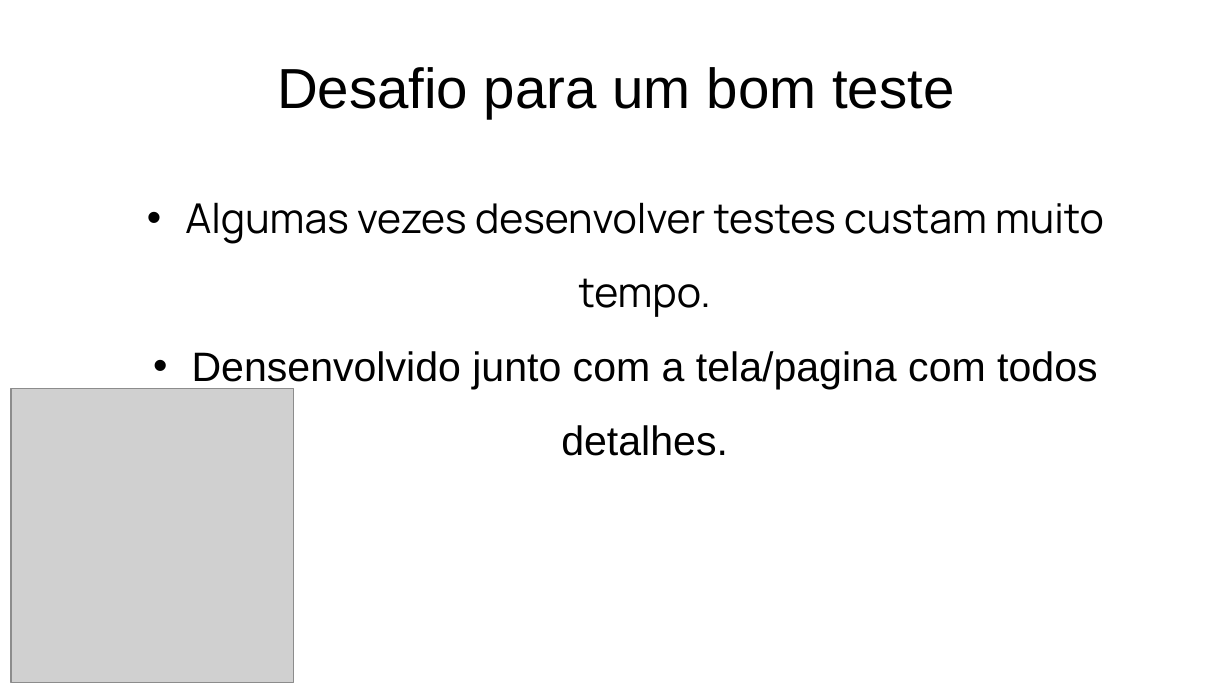
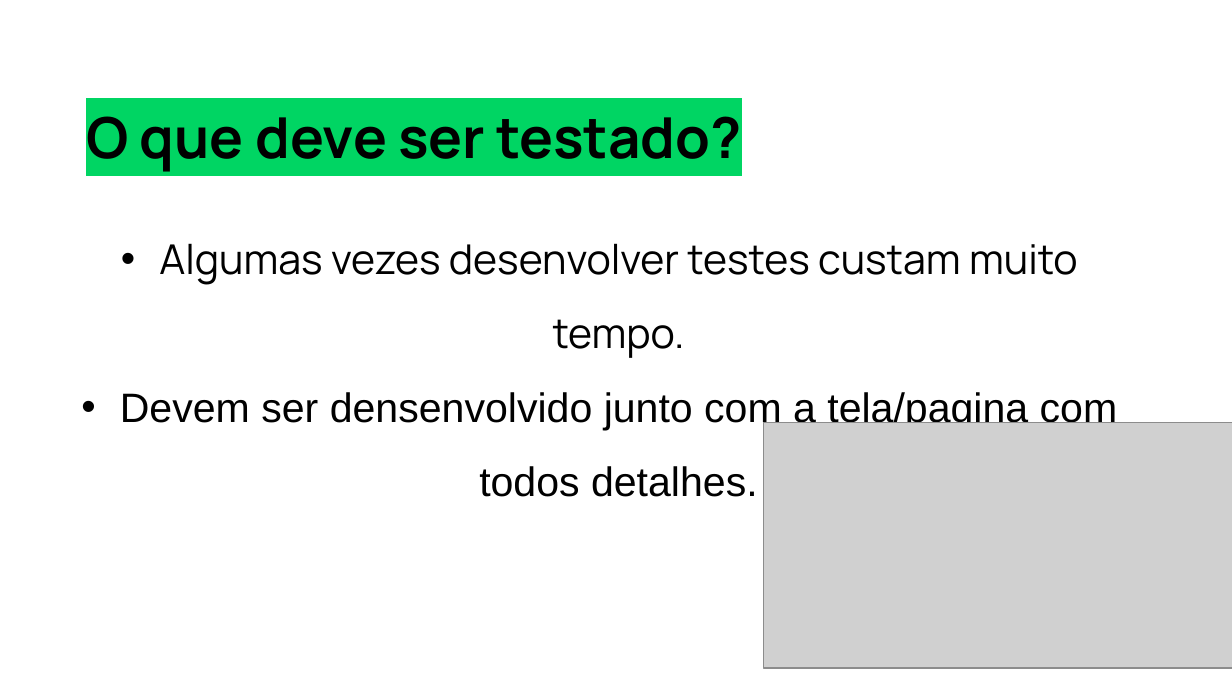
Before and after one commit to greghonox/TESTES-SELENIUM, a slide deck: slide 4 of selenium.pptx. Drawn at 1232x693 pixels with LibreOffice and Linux fonts; fonts in the diff are those of the drawing; grey boxes stand for pictures. Boxes give left, top, right and bottom in pixels: in the first picture for what was removed or moved away, otherwise in the second. Text is boxed around its words. In the diff, an @@ line names an element or a change of style, - is before the commit and + after.

```diff
--- a/selenium.pptx
+++ b/selenium.pptx
@@ title removed at [277,67,954,118] @@
-Desafio para um bom teste
@@ text added at [86,116,742,172], 33 pt, text #000000, bold @@
+O que deve ser testado?
@@ subtitle "Algumas vezes desenvolver testes custam ...": place and size @@
-subtitle "Algumas vezes desenvolver testes custam ..." at [185,202,1104,456]
+subtitle "Algumas vezes desenvolver testes custam ..." at [120,243,1118,497]
@@ picture removed at [11,388,293,683] @@
@@ subtitle at [120,392,1118,497]: text changed @@
-• Densenvolvido junto com a tela/pagina com todos detalhes.
+• Devem ser densenvolvido junto com a tela/pagina com todos detalhes.
@@ picture added at [764,423,1232,669] @@
```
Also in this commit, not shown: 4 other slides changed, 3 slides added, 1 other file.
